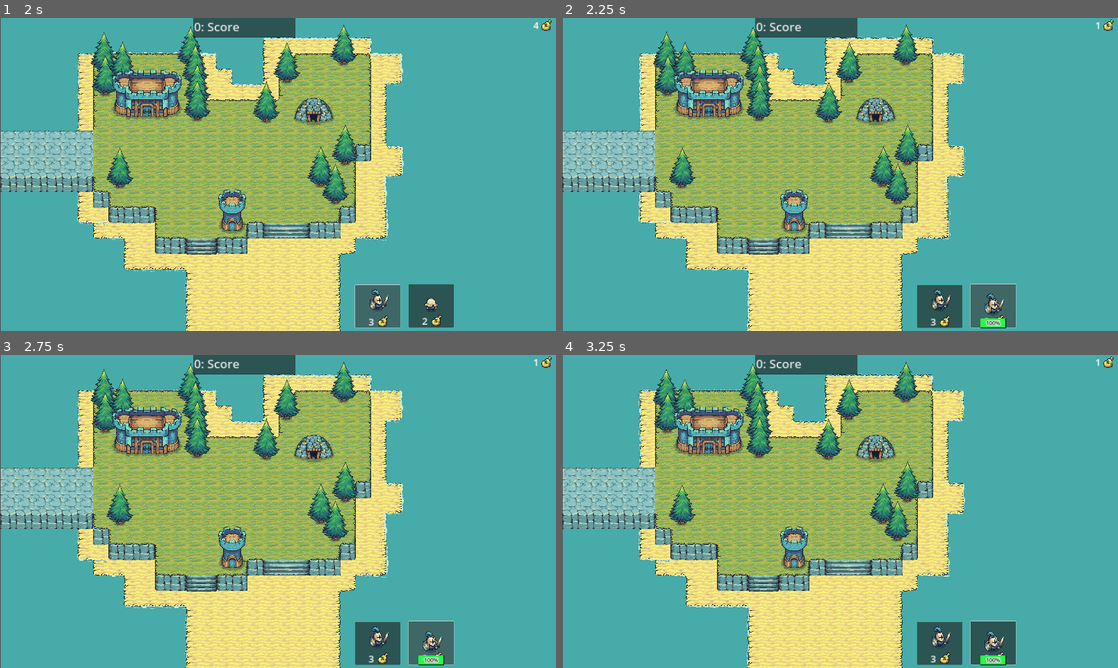
Above: before the commit, frames 1-4 (two rows, left to right).
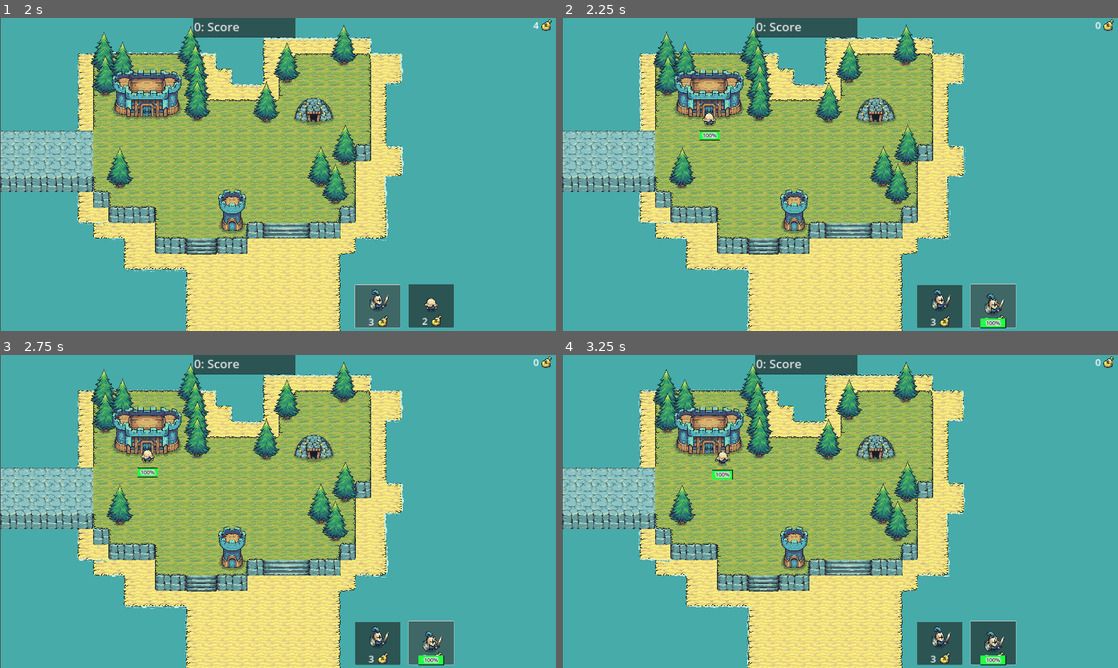
Above: after the commit, the same moments.

Repository: fghwer/Tinyswords
Game: Godot game, scene res://GUI/start.tscn
Two runs of this game, one before a commit and one after it. Both use one fixed random seed, a clock stepped at 60 frames per second and the inputs below.
Inputs (mouse positions are in pixels of both pictures, inside the frame that each line leads up to):
- Up to frame 1 (2 s): click "LEVEL 1" at 0.5 s; click (378, 305) at 1.25 s
- Up to frame 2 (2.25 s): click (995, 305) at 2 s
- Up to frame 3 (2.75 s): no input
- Up to frame 4 (3.25 s): move the mouse to (962, 495) at 2.77 s; hold Right (ui_right) from 2.78 s (still down); click (962, 495) at 2.85 s

Frame 1 is identical in both runs. In frame 2, 0.2% of the frame differs, in the area x 24-97%, y 1-40%; in frame 3, 0.2%; in frame 4, 0.2%, in the area x 27-97%, y 1-40%.

Commit message:
cost fix

Diff:
--- a/Game/Enemys/navigation_goblin.tscn
+++ b/Game/Enemys/navigation_goblin.tscn
@@ -278,7 +278,7 @@
 [node name="CharacterBody2D" type="CharacterBody2D"]
 y_sort_enabled = true
 position = Vector2(850, 1000)
-collision_layer = 4
+collision_layer = 5
 script = ExtResource("1_8hytq")
 metadata/_edit_group_ = true
 
--- a/Game/Player/knight_nav.gd
+++ b/Game/Player/knight_nav.gd
@@ -55,6 +55,7 @@
 			blood_direction.y = player.position.y - position.y
 			player.init_bloodparticles(blood_direction)
 			if player.life <= 0:
+				Global.Player.score += 100
 				player.queue_free()
 			#player.set_hpbar_value(player.life/player.maxlife)
 			#print(player, player.life)
--- a/nav_goblin_testscene.gd
+++ b/nav_goblin_testscene.gd
@@ -7,7 +7,7 @@
 var startpos_knight = Vector2.ZERO
 var waiting_for_click = false
 var knight_to_spawn = null
-var cost_knight = 3
+var cost_knight = 2
 var cost_worker = 2
 
 # Called when the node enters the scene tree for the first time.
@@ -40,7 +40,7 @@
 	# Create a new instance of the Mob scene.
 	var mob = mob_scene.instantiate()
 	var spawnpath = randi_range(0,100)
-	Global.Player.score += 100
+	#Global.Player.score += 100
 	#print(spawnpath)
 	#var mob_spawn_location = 0
 	mob.init_target_position($BaseCastle.position)
@@ -61,7 +61,7 @@
 
 func _on_spawn_knight_button_button_up():
 
-	if Global.Player.gold >= 3:
+	if Global.Player.gold >= cost_knight:
 		knight_to_spawn = knight_scene.instantiate()
 		waiting_for_click = true
 		print("button")
@@ -78,7 +78,7 @@
 		knight_to_spawn = null
 		waiting_for_click = false
 		print("spawn")
-		Global.Player.gold -= 3
+		Global.Player.gold -= cost_knight
 
 func _on_spawn_worker_button_pressed():
 
--- a/nav_goblin_testscene.tscn
+++ b/nav_goblin_testscene.tscn
@@ -426,6 +426,10 @@
 theme_override_font_sizes/font_size = 50
 placeholder_text = "test"
 
+[node name="Score2" type="Label" parent="."]
+offset_right = 40.0
+offset_bottom = 23.0
+
 [connection signal="timeout" from="MobTimer" to="." method="_on_mob_timer_timeout"]
 [connection signal="button_up" from="SpawnKnightButton" to="." method="_on_spawn_knight_button_button_up"]
 [connection signal="pressed" from="SpawnWorkerButton" to="." method="_on_spawn_worker_button_pressed"]
